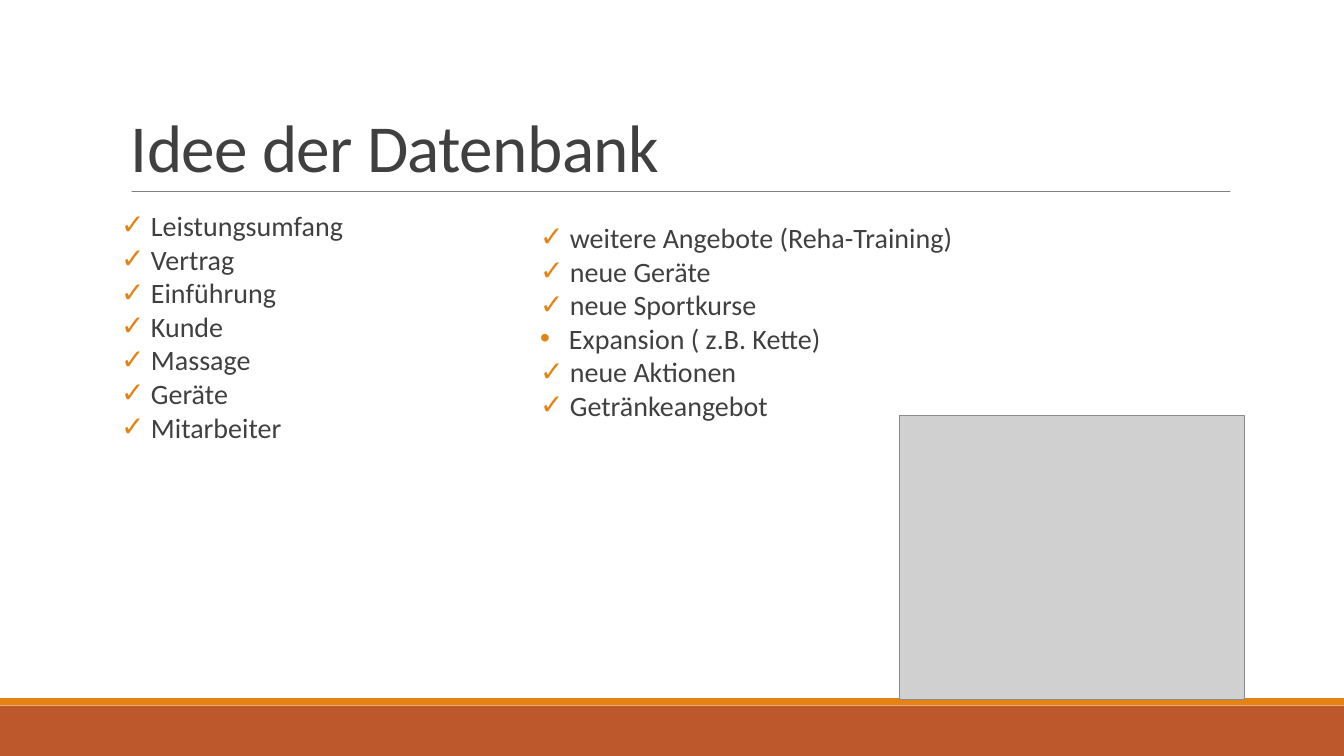
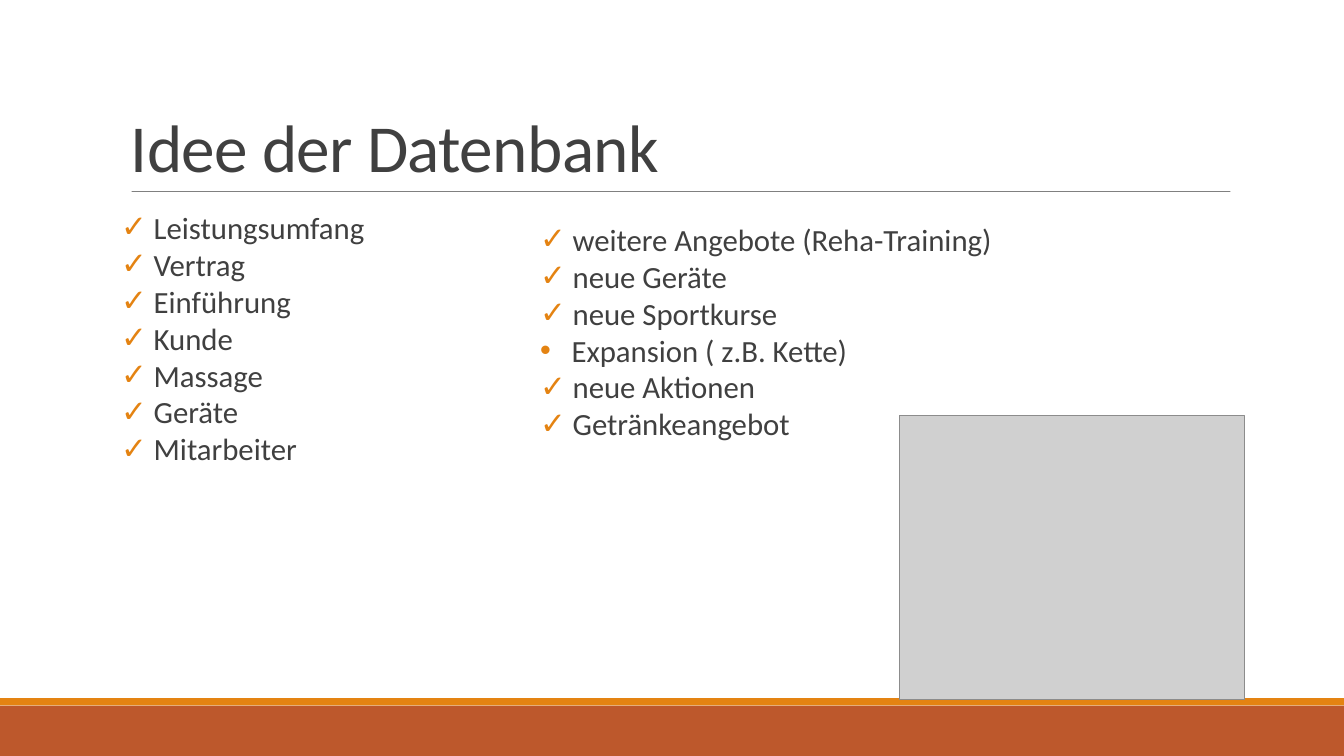
Before and after one commit to LennartDuemke/Datenbanken_LevelUP, a slide deck: slide 4 of Präsentationen/Präsentation_Datenbanken_3.pptx. Drawn at 1344x756 pixels with LibreOffice and Linux fonts; fonts in the diff are those of the drawing; grey boxes stand for pictures. Boxes give left, top, right and bottom in pixels: in the first picture for what was removed or moved away, otherwise in the second. Text is boxed around its words. In the diff, an @@ line names an element or a change of style, - is before the commit and + after.

```diff
--- a/Präsentationen/Präsentation_Datenbanken_3.pptx
+++ b/Präsentationen/Präsentation_Datenbanken_3.pptx
@@ text "Leistungsumfang" at box(154, 218, 365, 460): size 20 to 22 pt @@
@@ text "weitere Angebote (Reha-Training)" at box(572, 228, 991, 441): size 20 to 22 pt @@
```
Also in this commit, not shown: 3 other slides changed, 5 slides added, 1 slide removed.
